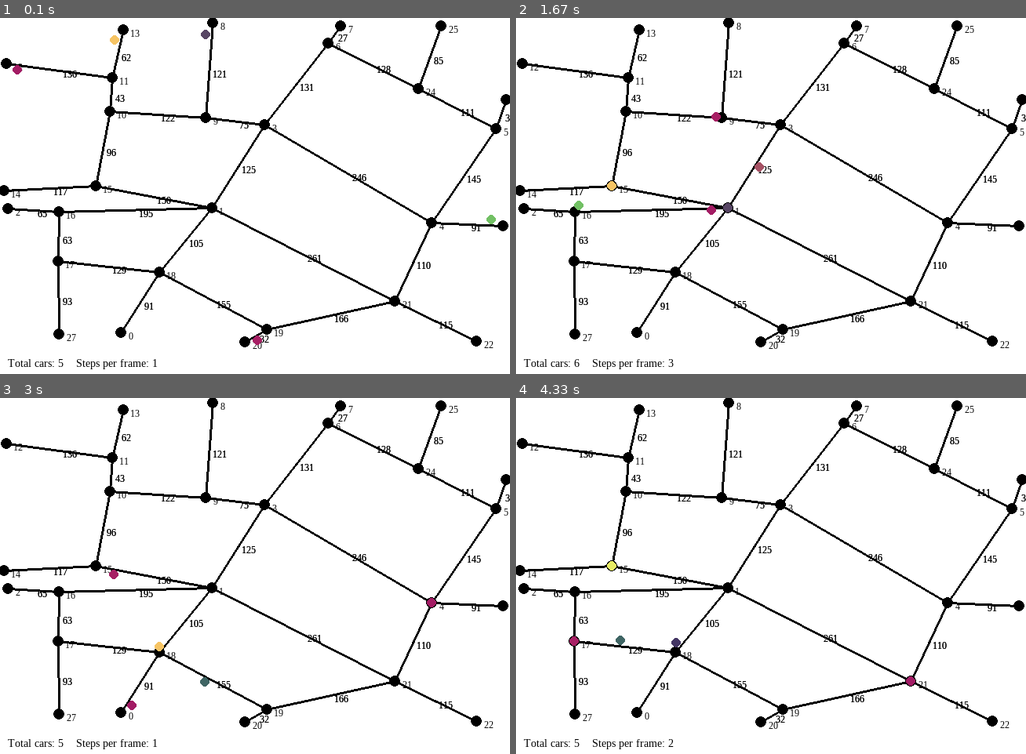
Above: before the commit, frames 1-4 (two rows, left to right).
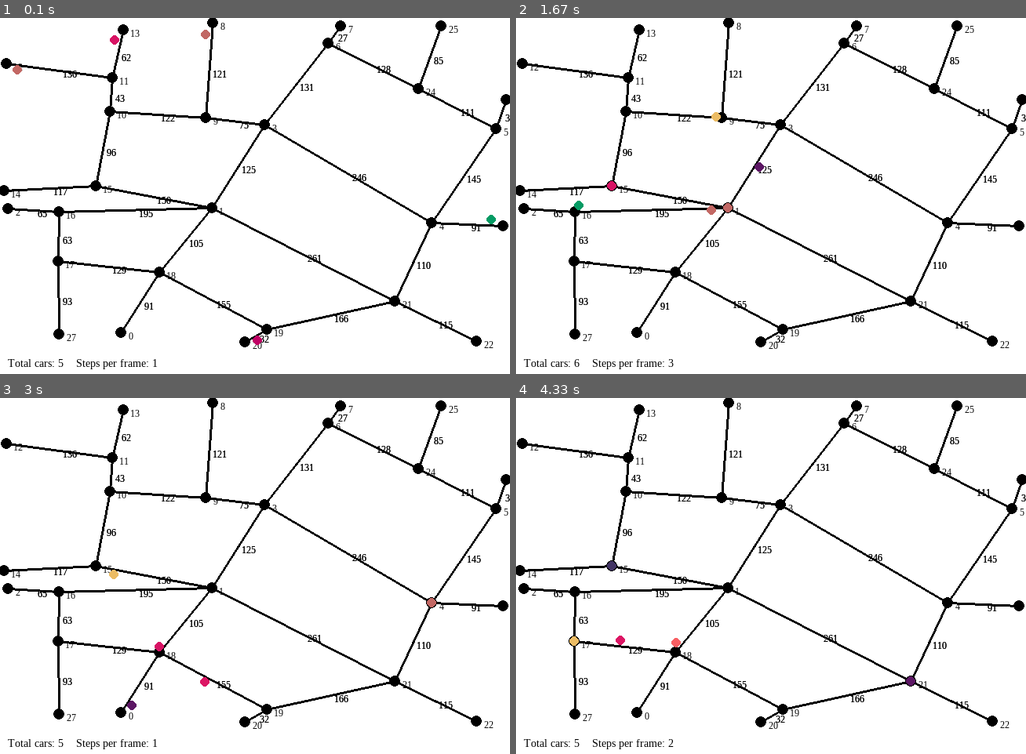
Above: after the commit, the same moments.

Repository: Ickaser/car-graph-viz
Game: pygame game, started from main_pygame.py
The game is run twice, just before and just after one commit, with the same random seed, the same clock (stepped at 60 frames per second) and the same inputs.
Inputs:
- Up to frame 1 (0.1 s): no input
- Up to frame 2 (1.67 s): hold Right 0.33-0.8 s; hold Up 0.83-1.13 s; hold Right 1.17-1.63 s
- Up to frame 3 (3 s): hold Left 1.67-2.2 s; hold Down 2.23-2.53 s; hold Left 2.57-2.97 s
- Up to frame 4 (4.33 s): hold Up 3-3.37 s; hold Right 3.4-4.03 s; hold Down from 4.07 s (still down)

The runs differ from the first frame. In frame 1, 0.2% of the frame differs, in the area x 2-98%, y 3-92%; in frame 2, 0.2%, in the area x 11-49%, y 26-56%; in frame 3, 0.2%; in frame 4, 0.2%.

Commit message:
Removed dirtyRects functions
Pygame updates the whole display every time

Diff:
--- a/main_pygame.py
+++ b/main_pygame.py
@@ -53,9 +53,7 @@
 
     # copy the map as drawn to the window, update the display
     # Start a list called dirtyRects: used below with pygame.display.update to avoid redrawing the whole screen every time
-    old_dirtyRects = []
-    new_dirtyRects = []
-    new_dirtyRects.append(screen.blit(map, (0, 0)))
+    screen.blit(map, (0, 0))
     pygame.display.flip()
 
     # create the cars
@@ -82,20 +80,19 @@
                 np.savetxt("results.txt", graph.history, fmt="%s", header = "Next run begins here.")
 
             elif event.type == pygame.KEYDOWN:
-                sliders(event, new_dirtyRects)
-                # new_dirtyRects.append(font.render_to(screen, (10,size[1]-20), "Total cars: {0}    Steps per frame: {1}".format(carsNum, stepsNum) , fgcolor = pygame.color.Color("black")))
+                sliders(event, screen)
 
         # update system state
         update_system(stepsNum, carList, graph)
 
-
-
         # draw system to screen
-        update_screen(screen, map, carList, old_dirtyRects, new_dirtyRects)
+        update_screen(screen, map, carList)
 
         # tick the system clock
         clock.tick(fps) #framerate of 20 fps
 
+
+
 # -------------------------------------------------------------------------
 # Encapsulation functions (just to make the main more readable)
 
@@ -103,7 +100,6 @@
     """
     Encapsulates the functions which initialize a pygame window.
     """
-
     # initialize pygame
     pygame.init()
     # set up the top bar of the window
@@ -172,7 +168,7 @@
         while len(carList) < carsNum:
             carList.append(cars.Car(graph, carSettings))
 
-def update_screen(screenObj, mapObj, carList, old_dirtyRects, new_dirtyRects):
+def update_screen(screenObj, mapObj, carList):
 
 
     # draw the map again, to overwrite old car positions
@@ -185,30 +181,24 @@
 
         #various colors, oldest cars are red and newest are green
         # colorOffset = int(255.0/len(carList))
-        # new_dirtyRects.append(pygame.draw.circle(screenObj, pygame.Color(255 - colorOffset * i, colorOffset*i, 0, 255), car.pos.coords, car.carSize / 2))
+        # pygame.draw.circle(screenObj, pygame.Color(255 - colorOffset * i, colorOffset*i, 0, 255), car.pos.coords, car.carSize / 2)
 
         #various colors, random based on car id
-        new_dirtyRects.append(pygame.draw.circle(screenObj, pygame.Color((int(id(car))/4 +128) % 255, int(id(car))/5 % 255, 100, 255), car.pos.coords, car.carSize / 2))
+        pygame.draw.circle(screenObj, pygame.Color((int(id(car))/4 +128) % 255, int(id(car))/5 % 255, 100, 255), car.pos.coords, car.carSize / 2)
 
         #red one way, blue the other
-        # new_dirtyRects.append(pygame.draw.circle(screenObj, pygame.Color("red" if car.pos.direction else "blue"), car.pos.coords, car.carSize / 2))
+        # pygame.draw.circle(screenObj, pygame.Color("red" if car.pos.direction else "blue"), car.pos.coords, car.carSize / 2)
 
         #red at stopped, more green at speed
-        # new_dirtyRects.append(pygame.draw.circle(screenObj, pygame.Color(*(255 - 5*car.velocity, 5*car.velocity, 0, 255)), car.pos.coords, car.carSize / 2))
-
-    new_dirtyRects.append(font.render_to(screenObj, (10,size[1]-20), "Total cars: {0}    Steps per frame: {1}".format(len(carList), stepsNum) , fgcolor = pygame.color.Color("black")))
-
-
-    # EITHER: update the parts of the screen which have changed (caused problems with font visualization, it seems)
-    # pygame.display.update(old_dirtyRects + new_dirtyRects)
-
-    # OR: update the whole screen
+        # pygame.draw.circle(screenObj, pygame.Color(*(255 - 5*car.velocity, 5*car.velocity, 0, 255)), car.pos.coords, car.carSize / 2)
+
+    # Write slider state to screen
+    font.render_to(screenObj, (10,size[1]-20), "Total cars: {0}    Steps per frame: {1}".format(len(carList), stepsNum) , fgcolor = pygame.color.Color("black"))
+
+    # Update the display
     pygame.display.update()
-    # reset the lists of areas which have been updated
-    old_dirtyRects[:] = new_dirtyRects
-    new_dirtyRects[:] = []
-
-def sliders(event, new_dirtyRects):
+
+def sliders(event, screenObj):
     global carsNum
     global stepsNum
     # slider functionality: left slows down, right speeds up
@@ -223,10 +213,6 @@
     elif event.key == pygame.K_DOWN:
         carsNum -= 1 if carsNum > 0 else 0
 
-    #TODO: the following does not work at all.
-    # Write slider state to screen
-    # new_dirtyRects.append(font.render_to(screen, (10,10), "Total cars: {0}    Steps per frame: {1}".format(carsNum, stepsNum) , fgcolor = pygame.color.Color("black")))
-    # new_dirtyRects.append(font.render_to(screen, (10,size[1]-25), "Steps per frame: {0}".format(stepsNum) ))
 # -------------------------------------------------
 
 if __name__=="__main__":
